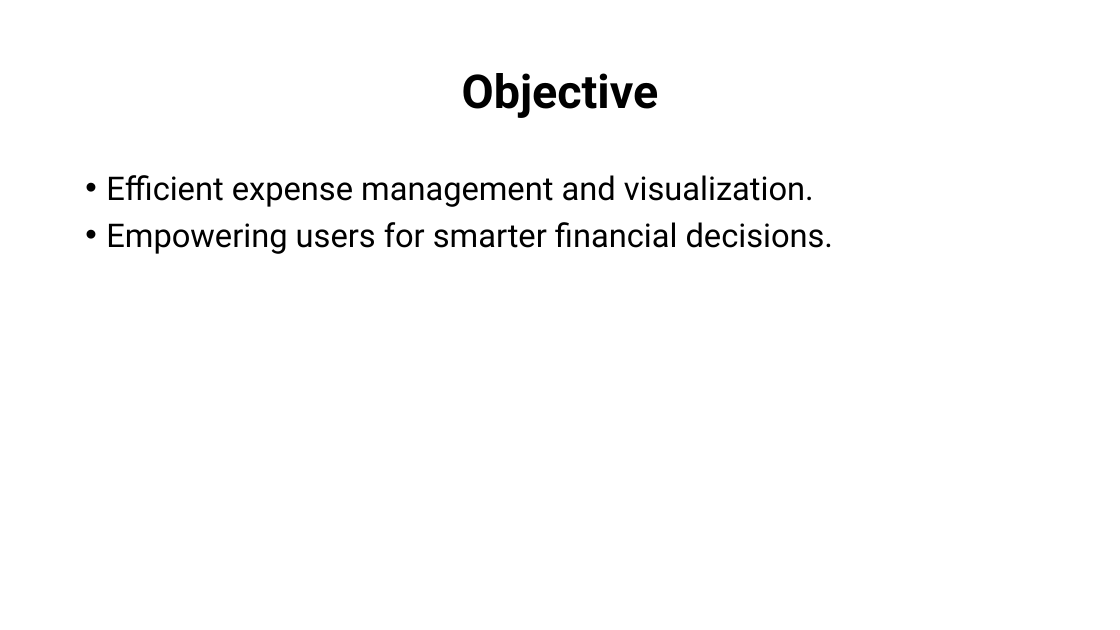
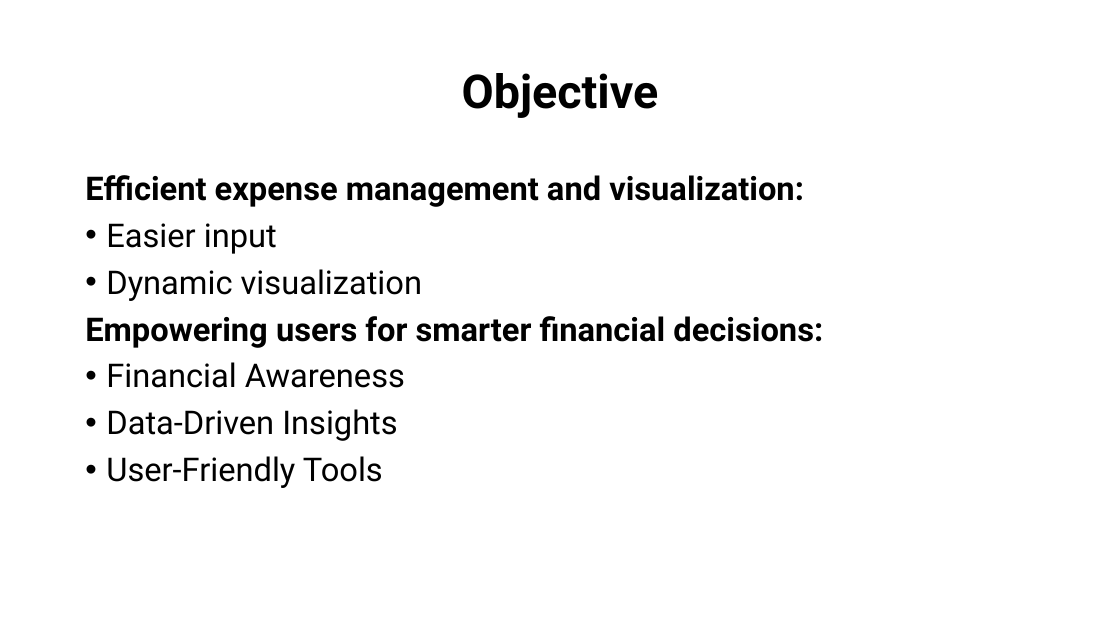
Before and after one commit to Vijaiey88/Scifor_Technologies_Work, a slide deck: slide 3 of Project1/Expense_tracker/Project1.pptx. Drawn at 1120x630 pixels with LibreOffice and Linux fonts; fonts in the diff are those of the drawing. Boxes give left, top, right and bottom in pixels: in the first picture for what was removed or moved away, otherwise in the second. Text is boxed around its words. In the diff, an @@ line names an element or a change of style, - is before the commit and + after.

```diff
--- a/Project1/Expense_tracker/Project1.pptx
+++ b/Project1/Expense_tracker/Project1.pptx
@@ text at <box>85,175,823,488</box>: text changed; bold on @@
-• Efficient expense management and visualization.
-• Empowering users for smarter financial decisions.
+Efficient expense management and visualization:
+• Easier input
+• Dynamic visualization
+Empowering users for smarter financial decisions:
+• Financial Awareness
+• Data-Driven Insights
+• User-Friendly Tools
```
Also in this commit, not shown: 3 other slides changed, 2 other files.
